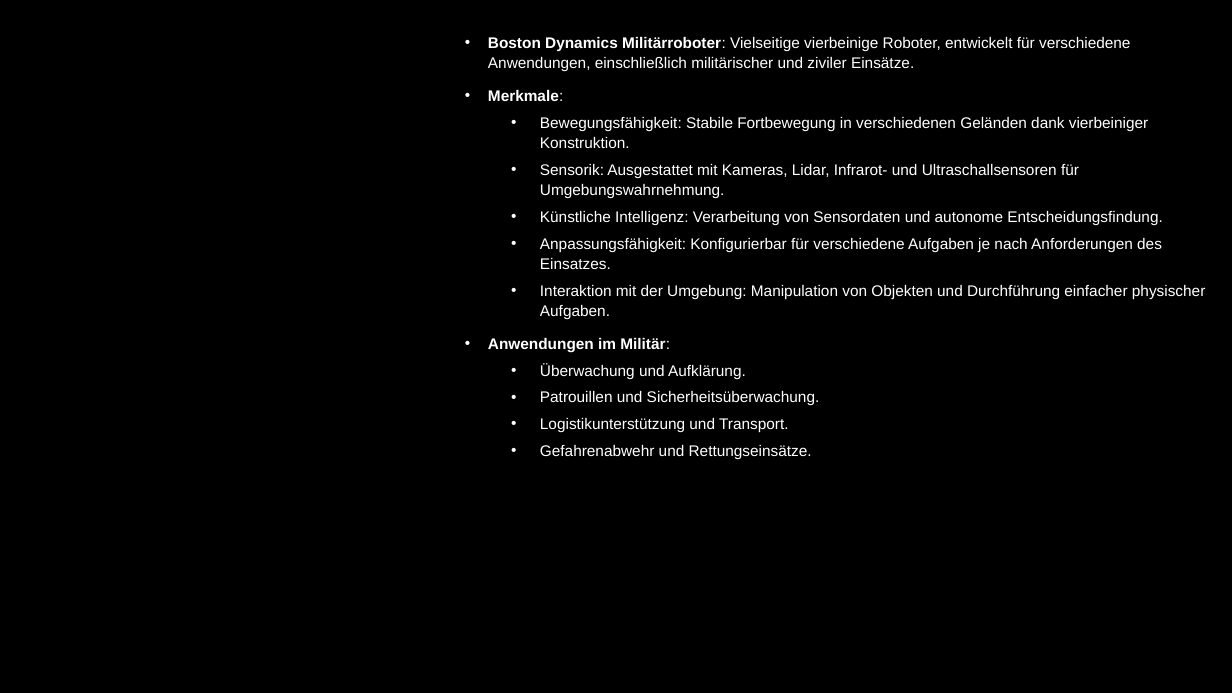
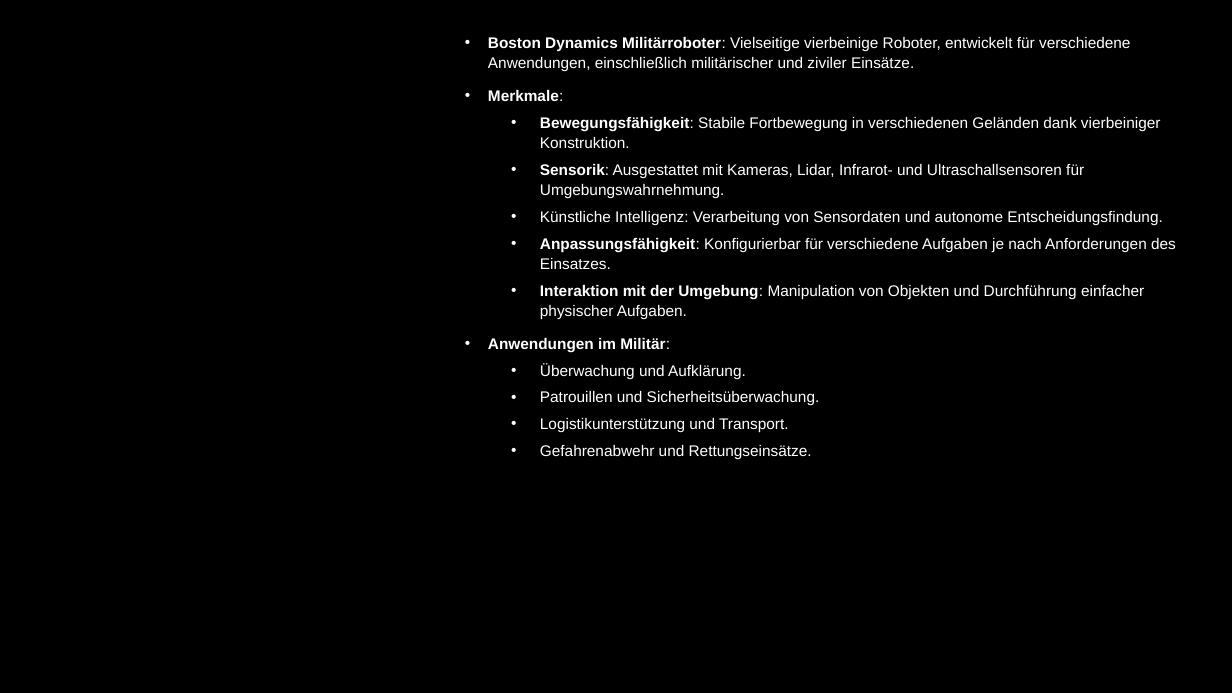
Before and after one commit to DavidSt2023/Danger_Gang_GVI, a slide deck: slide 3 of Nebenfächer/DIN/Ethik/RoboterEthik.pptx. Drawn at 1232x693 pixels with LibreOffice and Linux fonts; fonts in the diff are those of the drawing; background and template pictures are left out; a plain dark background stands for a picture behind light text. Boxes give left, top, right and bottom in pixels: in the first picture for what was removed or moved away, otherwise in the second. Text is boxed around its words. In the diff, an @@ line names an element or a change of style, - is before the commit and + after.

```diff
--- a/Nebenfächer/DIN/Ethik/RoboterEthik.pptx
+++ b/Nebenfächer/DIN/Ethik/RoboterEthik.pptx
@@ text at [540, 117, 1176, 319]: bold on in "Bewegungsfähigkeit:", "Sensorik:", "Anpassungsfähigkeit:", "Interaktion mit der Umgebung:" @@
```
